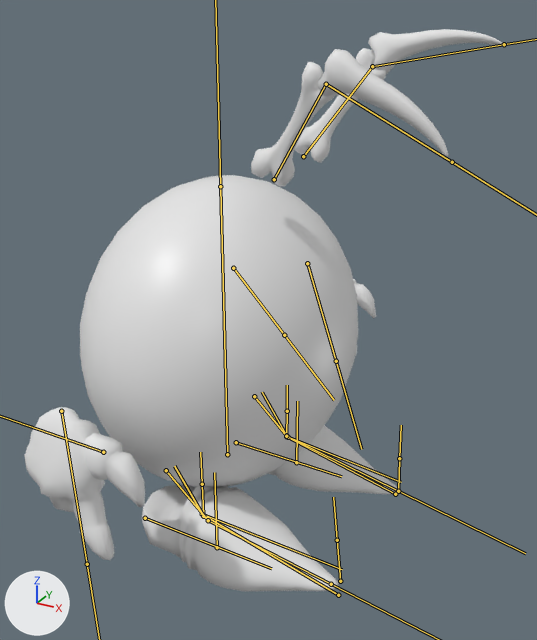
Before and after pictures for a commit that changed the FBX model Assets/IndividualScenes/Sergio/EnemyMelee/Shooter/EnemyMeleeShooterMODEL.fbx.
Before and after are seen from a camera (50 mm lens) standing at (1.59, -2.53, 1.44) and looking at (0.15, 0.09, 0.13). Arrows for +X, +Y and +Z are at lower left; the lights stay in place. Both versions are drawn at frame 22 of the action 'Armature|EnMeleeIdleShooter'; the numbers are the values there. The bones that bend it are drawn over the model as lines.

In view in the first picture: 'Cristal', 'FiringHandsRetopo'.
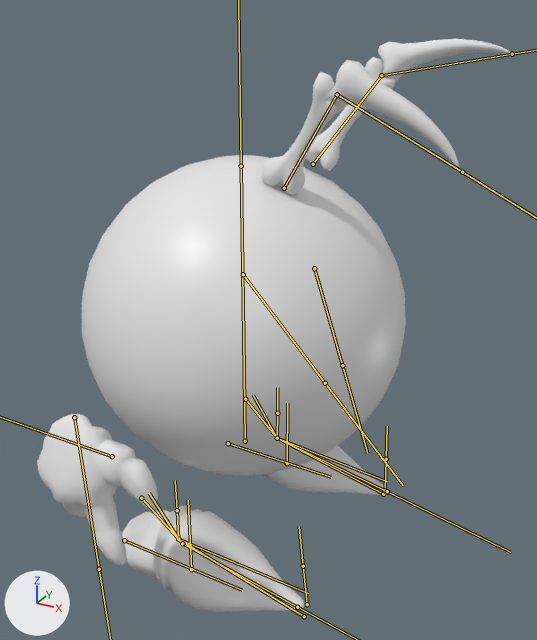
Changed parts and their boxes [x1, y1, x2, y2] in the pictures (537 x 640 px):
'Cristal', posed (16% wider): before [80, 175, 358, 487]; after [82, 155, 406, 475]
'FiringHandsRetopo', posed: before [24, 29, 504, 591]; after [37, 39, 512, 612]
bone 'Body', root to tip: before (227, 454) to (220, 186); after (245, 441) to (241, 166)
bone 'CTRL Foot.l', root to tip: before (296, 462) to (297, 401); after (287, 463) to (287, 403)
bone 'CTRL Foot.r', root to tip: before (217, 547) to (214, 472); after (191, 569) to (188, 500)
bone 'CTRL_IK.r', root to tip: before (203, 516) to (174, 466); after (178, 539) to (149, 493)
bone 'Toe.r', root to tip: before (208, 520) to (331, 584); after (182, 543) to (297, 607)
bone 'CtrlSkull', root to tip: before (233, 268) to (284, 335); after (243, 274) to (325, 383)

The edits, one by one:
Bone 'Root' (bone_root) moves from (-0.03, 0.03, 0.035) to (0.0, 0.0, 0.0).
Bone 'Body' (bone_body) moves from (0.005, -0.126, -0.059) to (0.0, 0.0, 0.0).
Bone 'Body' (bone_body) is rescaled from (1.0, 0.98, 0.82) to (1.0, 0.98, 1.0).
Bone 'CTRL Foot.l' (bone_ctrl_foot_l) moves from (0.0, 0.014, 0.004) to (0.0, 0.0, -0.1).
Bone 'CTRL Foot.r' (bone_ctrl_foot_r) moves from (0.0, 0.183, 0.098) to (0.0, 0.0, -0.095).
Bone 'CTRL_IK.r' (bone_ctrl_ik_r) moves from (0.0, -0.004, -0.002) to (0.0, 0.0, 0.0).
Bone 'CTRL_IK.r' (bone_ctrl_ik_r) turns from (0, 0, 0) to (-4, 0, 0) degrees about its own x, y and z.
Bone 'Toe.r' (bone_toe_r) turns from (5, 0, 0) to (1, 0, 0) degrees about its own x, y and z.
Bone 'Toe.r' (bone_toe_r) is rescaled from (1.0, 0.89, 1.14) to (1.0, 0.9, 1.14).
Bone 'CtrlSkull' (bone_ctrlskull) is rescaled from (1.0, 0.61, 0.98) to (1.0, 1.0, 0.98).
